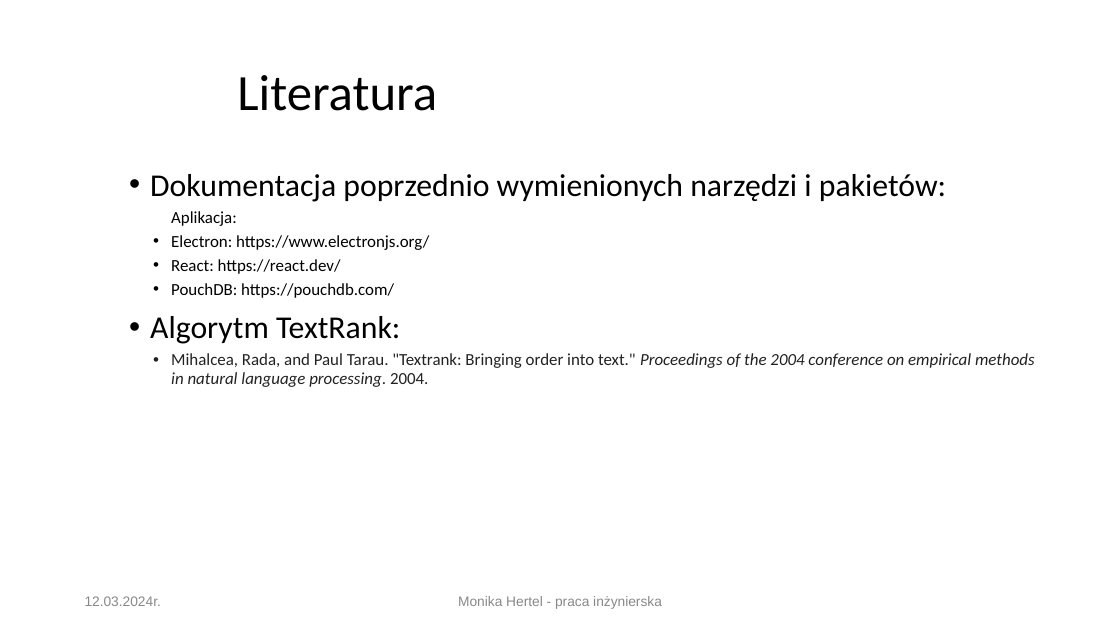
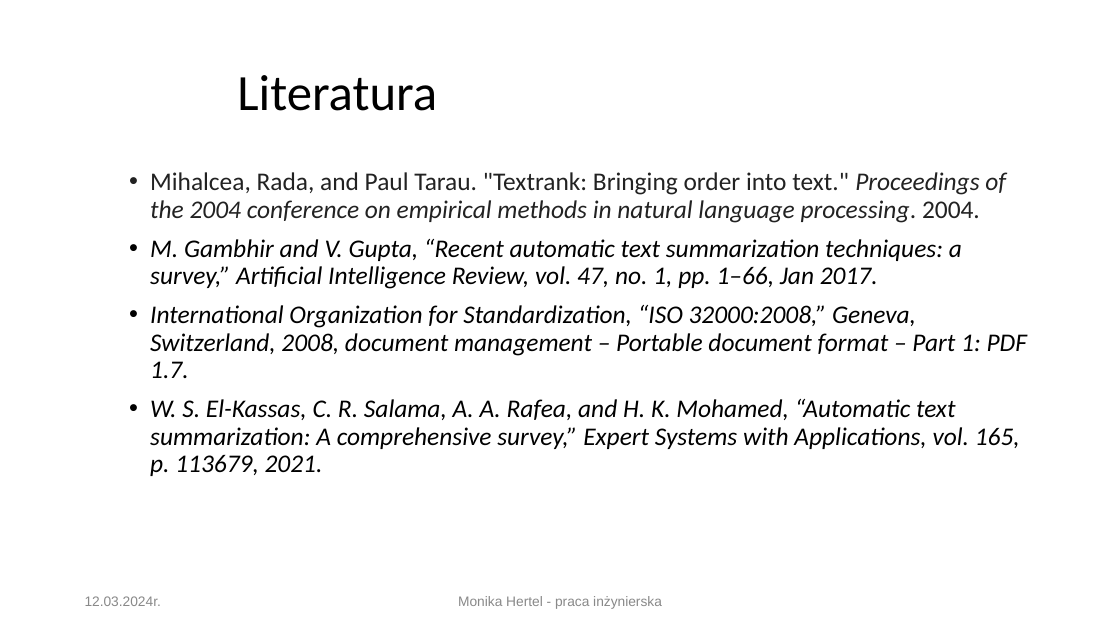
Before and after one commit to heruyu/another, a slide deck: slide 9 of papier/prezentacja_mon.ppt (slide 10 before the commit). Drawn at 1120x630 pixels with LibreOffice and Linux fonts; fonts in the diff are those of the drawing; background and template pictures are left out. Boxes give left, top, right and bottom in pixels: in the first picture for what was removed or moved away, otherwise in the second. Text is boxed around its words. In the diff, an @@ line names an element or a change of style, - is before the commit and + after.

Commit message:
up

```diff
--- a/papier/prezentacja_mon.ppt
+++ b/papier/prezentacja_mon.ppt
@@ text at box(150, 174, 946, 344): paragraphs removed @@
-• Dokumentacja poprzednio wymienionych narzędzi i pakietów:
-  Aplikacja:
-  • Electron: https://www.electronjs.org/
-  • React: https://react.dev/
-  • PouchDB: https://pouchdb.com/
-• Algorytm TextRank:
@@ text at box(150, 172, 1006, 223): size 16 to 24 pt in "Mihalcea, Rada, and Paul Tarau. "Textrank: Bringing ..."; list level 2 to 1 in "Mihalcea, Rada, and Paul Tarau. ..." @@
@@ text at box(150, 239, 1027, 476): paragraphs added @@
+• M. Gambhir and V. Gupta, “Recent automatic text summarization techniques: a survey,” Artificial Intelligence Review, vol. 47, no. 1, pp. 1–66, Jan 2017.
+• International Organization for Standardization, “ISO 32000:2008,” Geneva, Switzerland, 2008, document management – Portable document format – Part 1: PDF 1.7.
+• W. S. El-Kassas, C. R. Salama, A. A. Rafea, and H. K. Mohamed, “Automatic text summarization: A comprehensive survey,” Expert Systems with Applications, vol. 165, p. 113679, 2021.
```
Also in this commit, not shown: 3 other slides changed, 1 slide removed.
